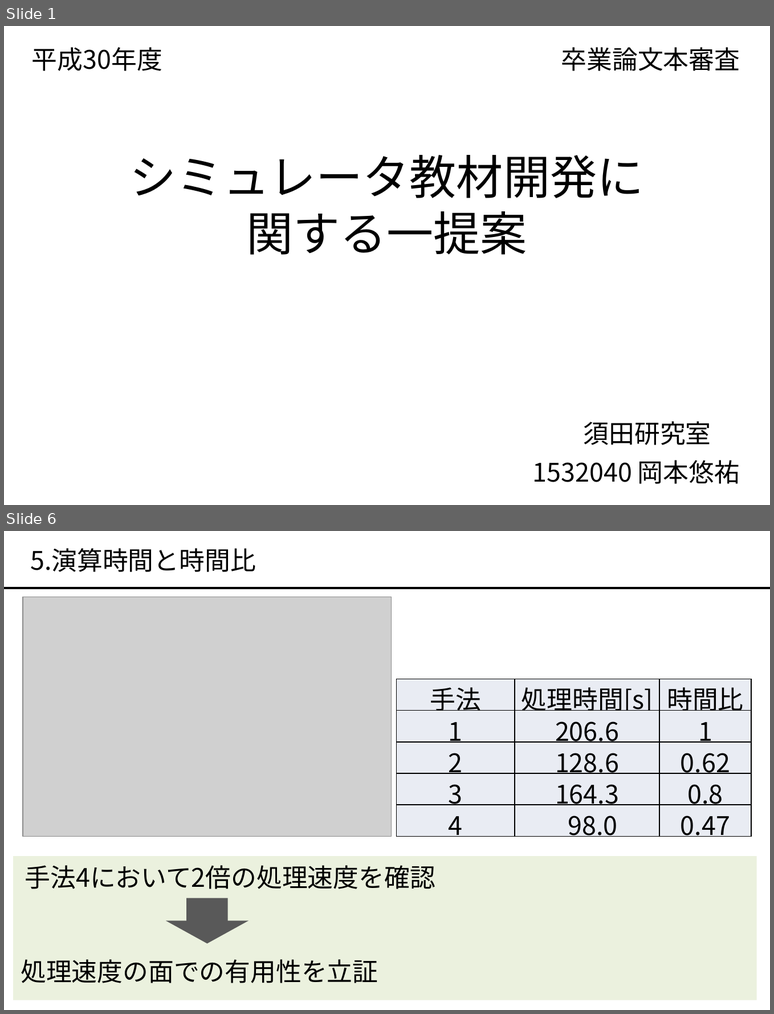
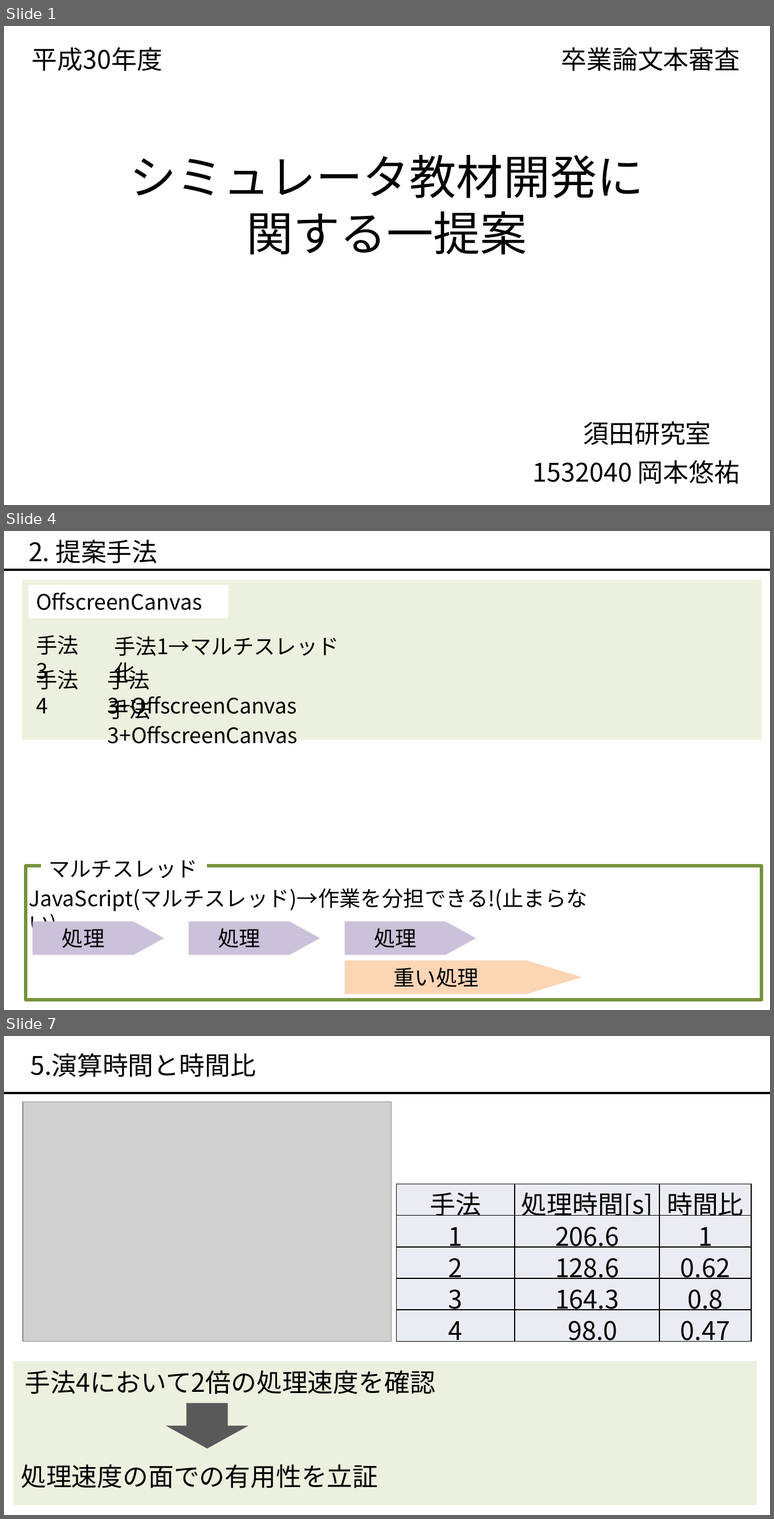
Before and after one commit to okmtaoo/-, a slide deck: presentation/出す.pptx. Shown one above the other, each under a label of ours: slides 1 and 6 before the commit, slides 1, 4 and 7 after it; the slides between them are not shown. The pictures are 774x1014 and 774x1519 pixels, drawn with LibreOffice and Linux fonts; fonts in the diff are those of the drawing; grey boxes stand for pictures. Boxes give left, top, right and bottom in pixels: in the first picture for what was removed or moved away, otherwise in the second. Text is boxed around its words. In the diff, an @@ line names an element or a change of style, - is before the commit and + after.

```diff
--- a/presentation/出す.pptx
+++ b/presentation/出す.pptx
@@ slide 4 added at (x1=4, y1=531, x2=770, y2=1010), background #FFFFFF @@
@@ text added at (x1=29, y1=540, x2=157, y2=563), 24 pt, text #000000 @@
+2. 提案手法
@@ line added from (4, 570) to (770, 570), #000000 2 pt @@
@@ group added at (x1=22, y1=579, x2=761, y2=744): 5 texts, 2 rectangles @@
+手法4
+手法3+OffscreenCanvas
+手法3+OffscreenCanvas
+手法3
+手法1→マルチスレッド化
+OffscreenCanvas
@@ rectangle added at (x1=26, y1=866, x2=761, y2=1000), outline #77933C 3 pt @@
@@ text added at (x1=48, y1=860, x2=198, y2=878), 20 pt, text #000000 @@
+マルチスレッド
@@ text added at (x1=29, y1=888, x2=588, y2=911), 20 pt, text #000000 @@
+JavaScript(マルチスレッド)→作業を分担できる!(止まらない)
@@ rectangle added at (x1=32, y1=921, x2=133, y2=955), fill #CCC1DA, 20 pt, text #000000 @@
+処理
@@ triangle added at (x1=133, y1=921, x2=164, y2=955), fill #CCC1DA @@
@@ rectangle added at (x1=189, y1=921, x2=290, y2=955), fill #CCC1DA, 20 pt, text #000000 @@
+処理
@@ triangle added at (x1=290, y1=921, x2=320, y2=955), fill #CCC1DA @@
@@ rectangle added at (x1=345, y1=921, x2=446, y2=955), fill #CCC1DA, 20 pt, text #000000 @@
+処理
@@ triangle added at (x1=445, y1=921, x2=476, y2=955), fill #CCC1DA @@
@@ rectangle added at (x1=345, y1=960, x2=528, y2=994), fill #FCD5B5, 20 pt, text #000000 @@
+重い処理
@@ triangle added at (x1=527, y1=960, x2=581, y2=994), fill #FCD5B5 @@
@@ what was slide 6 is now slide 7 @@
```
Also in this commit, not shown: 7 slides changed, 1 other slide added, 1 other file.
